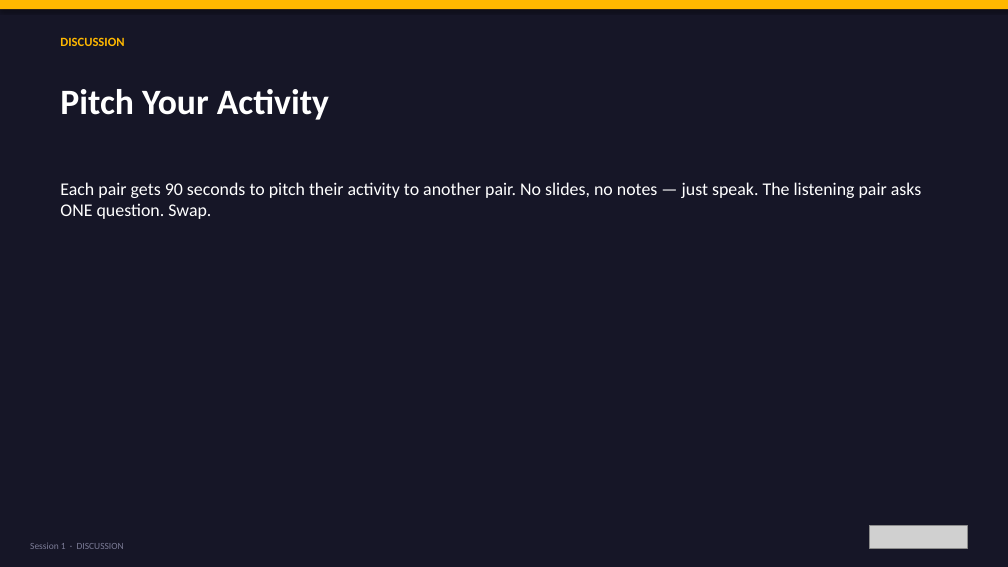
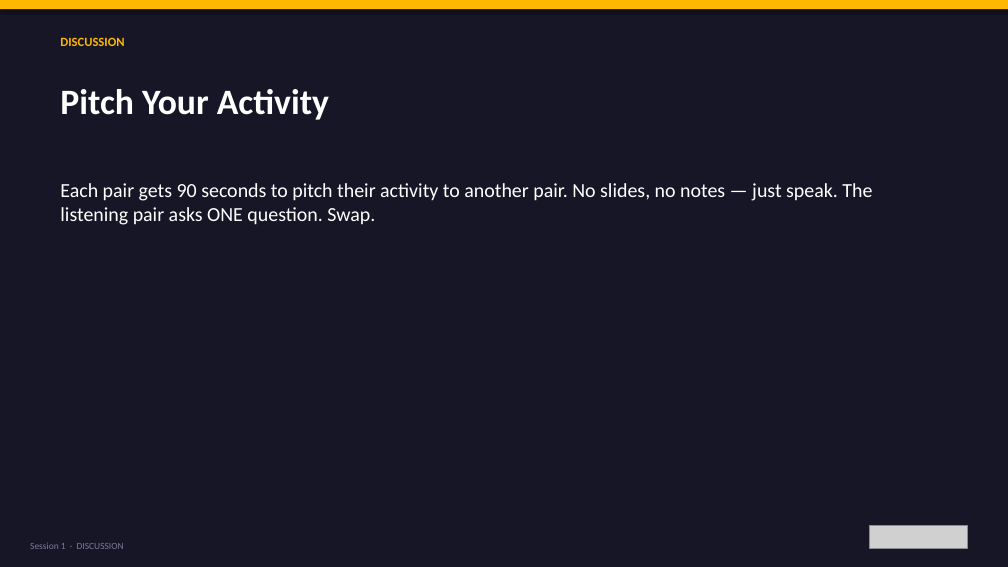
Before and after one commit to bh1ff/cpd-v2, a slide deck: slide 24 of assets/downloads/Session-1-What-Is-Digital-Youth-Work.pptx (slide 26 before the commit). Drawn at 1008x567 pixels with LibreOffice and Linux fonts; fonts in the diff are those of the drawing; grey boxes stand for pictures. Boxes give left, top, right and bottom in pixels: in the first picture for what was removed or moved away, otherwise in the second. Text is boxed around its words. In the diff, an @@ line names an element or a change of style, - is before the commit and + after.

```diff
--- a/assets/downloads/Session-1-What-Is-Digital-Youth-Work.pptx
+++ b/assets/downloads/Session-1-What-Is-Digital-Youth-Work.pptx
@@ text "Each pair gets 90 seconds ..." at [60,183,872,225]: size 17 to 19 pt @@
```
Also in this commit, not shown: 24 other slides changed, 1 slide added, 3 slides removed, 4 other files.
